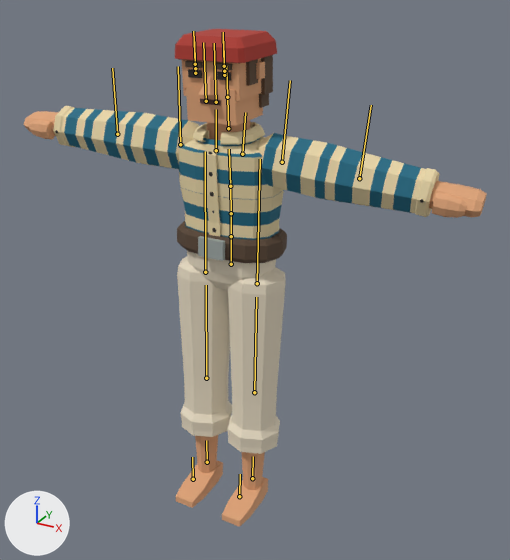
The glTF model public/assets/animations/idle.glb: old version first, new version second.
Camera for both pictures: a 50 mm lens placed at (1.052, -1.961, 1.857), pointed at (0.007, -0.062, 0.908). The axes (+X, +Y, +Z) are drawn at lower left. The lights are the same throughout. The older version comes first. Both versions are drawn at frame 32 of the action 'Idle'; the numbers are the values there. The bones that change, and the others that lie on the model, are drawn over the model as lines.

The first picture shows 'Mesh_0', 'attach-belt-mesh', 'attach-bottom-mesh', 'attach-hair-mesh', 'attach-hat-mesh', 'attach-top-mesh'.
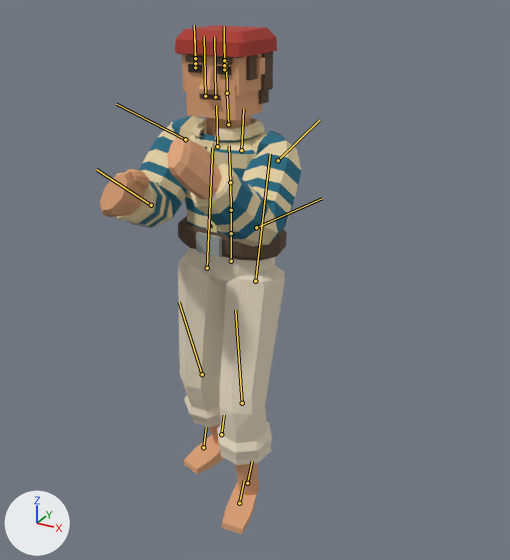
What the commit changed:
Bone 'Hips' (bone_hips) moves from (-0.116, -0.029, 0.01) to (-0.116, -0.017, 0.01).
Bone 'Hips' (bone_hips) turns from (-2, 0, 0) to (-2, -5, 0) degrees about its own x, y and z.
Bone 'Spine' (bone_spine) turns from (1, 0, 0) to (1, -1, 0) degrees about its own x, y and z.
Bone 'Spine1' (bone_spine1) turns from (2, 0, 0) to (2, -1, 0) degrees about its own x, y and z.
Bone 'Spine2' (bone_spine2) turns from (2, 0, 0) to (2, -1, 0) degrees about its own x, y and z.
Bone 'Neck' (bone_neck) turns from (0, 0, 0) to (0, 4, 0) degrees about its own x, y and z.
Bone 'Head' (bone_head) turns from (0, 0, 0) to (-2, 4, 0) degrees about its own x, y and z.
Bone 'LeftArm' (bone_leftarm) turns from (0, 0, 0) to (30, -54, -67) degrees about its own x, y and z.
Bone 'LeftForeArm' (bone_leftforearm) turns from (0, 0, 0) to (-71, -63, 86) degrees about its own x, y and z.
Bone 'RightArm' (bone_rightarm) turns from (0, 0, 0) to (34, 45, 87) degrees about its own x, y and z.
Bone 'RightForeArm' (bone_rightforearm) turns from (0, 0, 0) to (-35, 71, -42) degrees about its own x, y and z.
Bone 'LeftUpLeg' (bone_leftupleg) turns from (0, 0, 0) to (-16, 6, 3) degrees about its own x, y and z.
Bone 'LeftLeg' (bone_leftleg) turns from (0, 0, 0) to (25, 11, 2) degrees about its own x, y and z.
Bone 'LeftFoot' (bone_leftfoot) turns from (0, 0, 0) to (-10, 0, -10) degrees about its own x, y and z.
Bone 'RightUpLeg' (bone_rightupleg) turns from (0, 0, 0) to (-2, -10, -2) degrees about its own x, y and z.
Bone 'RightLeg' (bone_rightleg) turns from (0, 0, 0) to (24, -4, -6) degrees about its own x, y and z.
Bone 'RightFoot' (bone_rightfoot) turns from (0, 0, 0) to (-23, 5, -2) degrees about its own x, y and z.

Boxes [x1, y1, x2, y2] around the edits, measured in the pictures (510 x 560 px):
'attach-top-mesh', posed (52% narrower)
    before: [53, 106, 440, 240]
    after: [117, 116, 301, 247]
'attach-bottom-mesh', posed (7% taller)
    before: [177, 251, 286, 454]
    after: [178, 247, 285, 465]
'Mesh_0', posed
    before: [23, 58, 487, 527]
    after: [99, 54, 265, 534]
'attach-hat-mesh', posed
    before: [175, 29, 277, 63]
    after: [175, 26, 277, 57]
'attach-belt-mesh', posed (7% taller)
    before: [177, 221, 287, 263]
    after: [178, 216, 287, 261]
'attach-hair-mesh', posed
    before: [178, 55, 273, 108]
    after: [178, 51, 273, 104]
bone 'Hips', root to tip
    before: (231, 264) to (231, 236)
    after: (231, 261) to (231, 233)
bone 'Spine', root to tip
    before: (231, 236) to (231, 213)
    after: (231, 233) to (231, 210)
bone 'Spine1', root to tip
    before: (231, 213) to (230, 186)
    after: (231, 210) to (230, 182)
bone 'Spine2', root to tip
    before: (230, 186) to (229, 149)
    after: (230, 182) to (229, 145)
bone 'Neck', root to tip
    before: (228, 128) to (227, 97)
    after: (228, 124) to (227, 93)
bone 'Head', root to tip
    before: (227, 97) to (226, 66)
    after: (227, 93) to (226, 62)
bone 'LeftArm', root to tip
    before: (282, 162) to (290, 80)
    after: (278, 160) to (320, 119)
bone 'LeftForeArm', root to tip
    before: (359, 178) to (371, 105)
    after: (256, 227) to (322, 198)
bone 'RightArm', root to tip
    before: (180, 144) to (178, 66)
    after: (185, 139) to (116, 104)
bone 'RightForeArm', root to tip
    before: (117, 134) to (112, 68)
    after: (151, 205) to (96, 169)
bone 'LeftUpLeg', root to tip
    before: (257, 283) to (260, 159)
    after: (255, 281) to (270, 154)
bone 'LeftLeg', root to tip
    before: (254, 392) to (256, 297)
    after: (242, 403) to (235, 310)
bone 'LeftFoot', root to tip
    before: (252, 478) to (253, 456)
    after: (247, 483) to (252, 461)
bone 'RightUpLeg', root to tip
    before: (205, 272) to (205, 151)
    after: (207, 268) to (212, 147)
bone 'RightLeg', root to tip
    before: (206, 378) to (206, 285)
    after: (202, 374) to (179, 302)
bone 'RightFoot', root to tip
    before: (207, 462) to (206, 440)
    after: (221, 434) to (224, 415)
